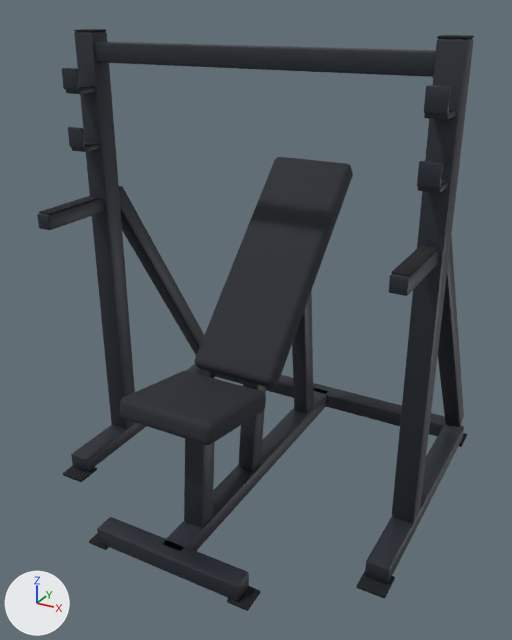
A saved change to the glTF model exercise-motion/models/machines/olympic-incline-bench.glb.
Camera for both pictures: a 50 mm camera at (1.06, -1.71, 1.59) aimed at (0.02, 0.18, 0.64). Arrows for +X, +Y and +Z are at lower left; the lights stay in place. The older version comes first. Where no turn or scale is listed for an object, it has been applied to the vertices.

Objects in the first picture: 'frame.frame', 'frame.pad', 'frame.rubber', 'jhook_L.frame', 'jhook_L.rubber', 'jhook_R.frame', 'jhook_R.rubber'.
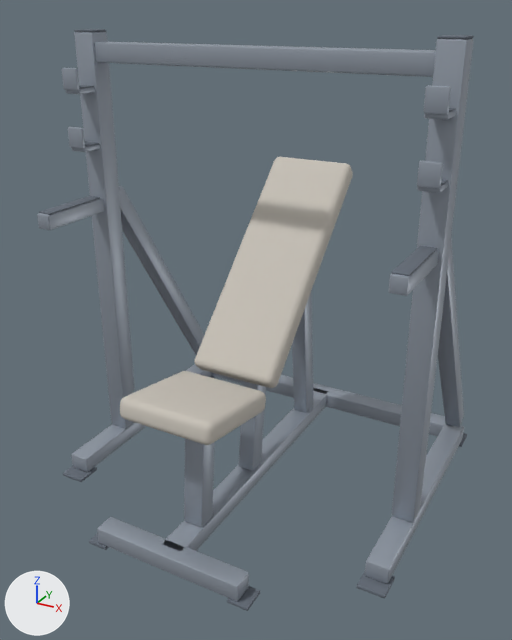
The change, as a diff of the scene's bpy script:
```diff
--- a/exercise-motion/models/machines/olympic-incline-bench.glb.py
+++ b/exercise-motion/models/machines/olympic-incline-bench.glb.py
@@ mat_mat_frame @@
 mat_mat_frame = principled_material('mat_frame')
-mat_mat_frame.base_color = (0.0273, 0.0331, 0.0452)  # dark grey #2e333c
+mat_mat_frame.base_color = (0.319, 0.361, 0.423)  # grey #99a2ae
 mat_mat_frame.metallic = 0.38
@@ mat_mat_pad @@
 mat_mat_pad = principled_material('mat_pad')
-mat_mat_pad.base_color = (0.0168, 0.0203, 0.0284)  # black #23272f
+mat_mat_pad.base_color = (0.584, 0.546, 0.485)  # light grey #c9c3b9
 mat_mat_pad.metallic = 0.04
@@ mat_mat_rubber @@
 mat_mat_rubber = principled_material('mat_rubber')
-mat_mat_rubber.base_color = (0.0075, 0.00857, 0.011)  # black #15171b
+mat_mat_rubber.base_color = (0.127, 0.15, 0.184)  # grey #646c77
 mat_mat_rubber.metallic = 0.02
```

What differs and where, as boxes (x1, y1, x2, y2) in the pictures (512 x 640 px):
'frame.frame', recoloured (dark grey to grey)
    both: (37, 31, 474, 601)
'frame.pad', recoloured (black to light grey)
    both: (120, 157, 353, 445)
'frame.rubber', recoloured
    both: (39, 29, 474, 611)
'jhook_L.frame', recoloured (dark grey to grey)
    both: (424, 85, 456, 120)
'jhook_R.frame', recoloured (dark grey to grey)
    both: (62, 68, 95, 94)
'jhook_R.rubber', recoloured
    both: (79, 85, 94, 89)
'jhook_L.rubber', recoloured
    both: (449, 108, 456, 112)
